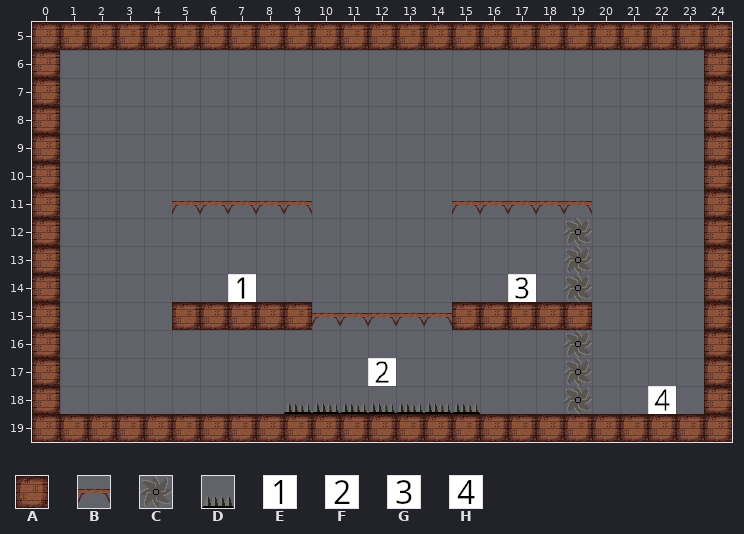
Tiled map: editor/Level4.tmx. The first picture shows the starting point.
Cells are 32x32 px. Shown: x 0..24, y 5..19.
Key: from "Base": A 1 "block", B 2 "plat", C 3 "saw", D 4 "spikes", E 10 "1", F 11 "2", G 12 "3", H 13 "4".
_ is an empty cell.
Layer "Tile Layer 1" before, first column x 0:
 5 AAAAAAAAAAAAAAAAAAAAAAAAA
 6 A_______________________A
 7 A_______________________A
 8 A_______________________A
 9 A_______________________A
10 A_______________________A
11 A____BBBBB_____BBBBB____A
12 A__________________C____A
13 A__________________C____A
14 A______E_________G_C____A
15 A____AAAAABBBBBAAAAA____A
16 A__________________C____A
17 A___________F______C____A
18 A________DDDDDDD___C__H_A
19 AAAAAAAAAAAAAAAAAAAAAAAAA
After:
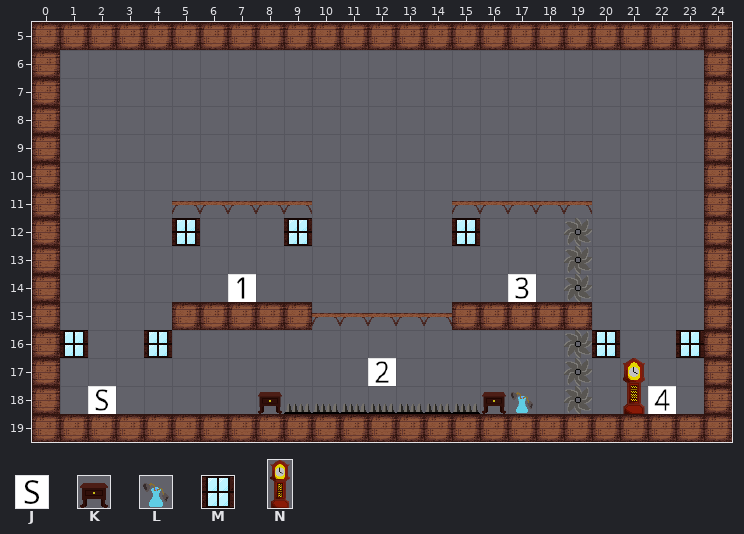
Further tiles: from "Base": J 5 "s", K 20 "drawer", L 21 "vase", M 22 "window", N 24 "clock".
What changed:
{"where": "layer \"Tile Layer 1\""}
{"y":12,"x":5,"old":"_","new":"M"}
{"y":12,"x":9,"old":"_","new":"M"}
{"y":12,"x":15,"old":"_","new":"M"}
{"y":16,"x":1,"old":"_","new":"M"}
{"y":16,"x":4,"old":"_","new":"M"}
{"y":16,"x":20,"old":"_","new":"M"}
{"y":16,"x":23,"old":"_","new":"M"}
{"y":18,"x":2,"old":"_","new":"J"}
{"y":18,"x":8,"old":"_","new":"K"}
{"y":18,"x":16,"old":"__","new":"KL"}
{"y":18,"x":21,"old":"_","new":"N"}
